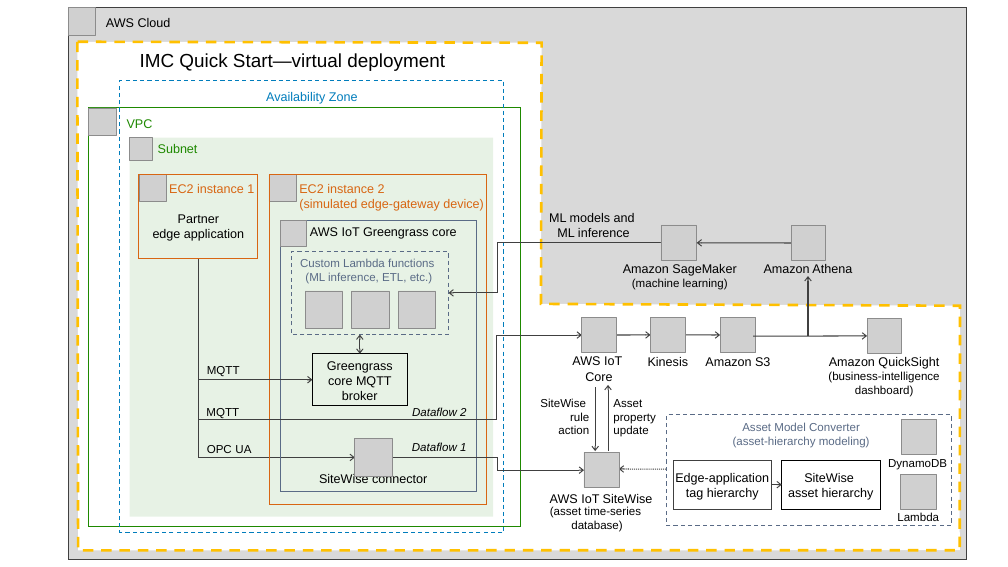
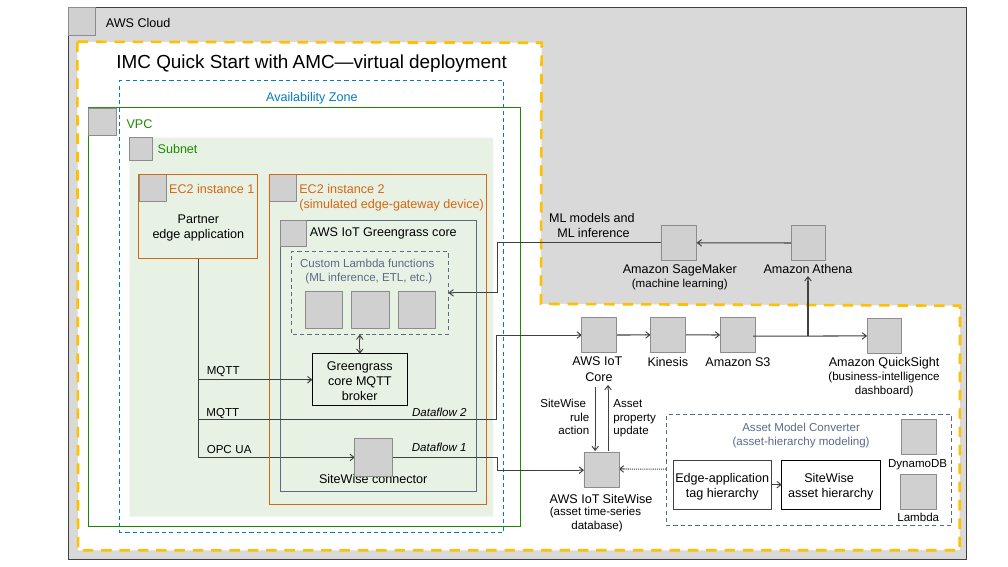
Before and after one commit to oyarushe/quickstart-aws-industrial-machine-connectivity, a slide deck: slide 1 of docs/images/IMC QS images.pptx. Drawn at 1008x567 pixels with LibreOffice and Linux fonts; fonts in the diff are those of the drawing; grey boxes stand for pictures. Boxes give left, top, right and bottom in pixels: in the first picture for what was removed or moved away, otherwise in the second. Text is boxed around its words. In the diff, an @@ line names an element or a change of style, - is before the commit and + after.

```diff
--- a/docs/images/IMC QS images.pptx
+++ b/docs/images/IMC QS images.pptx
@@ text at [116,54,507,72]: text changed @@
-IMC Quick Start—virtual deployment
+IMC Quick Start with AMC—virtual deployment
```
Also in this commit, not shown: 9 other slides changed, 1 slide added, 2 slides removed, 26 other files.
